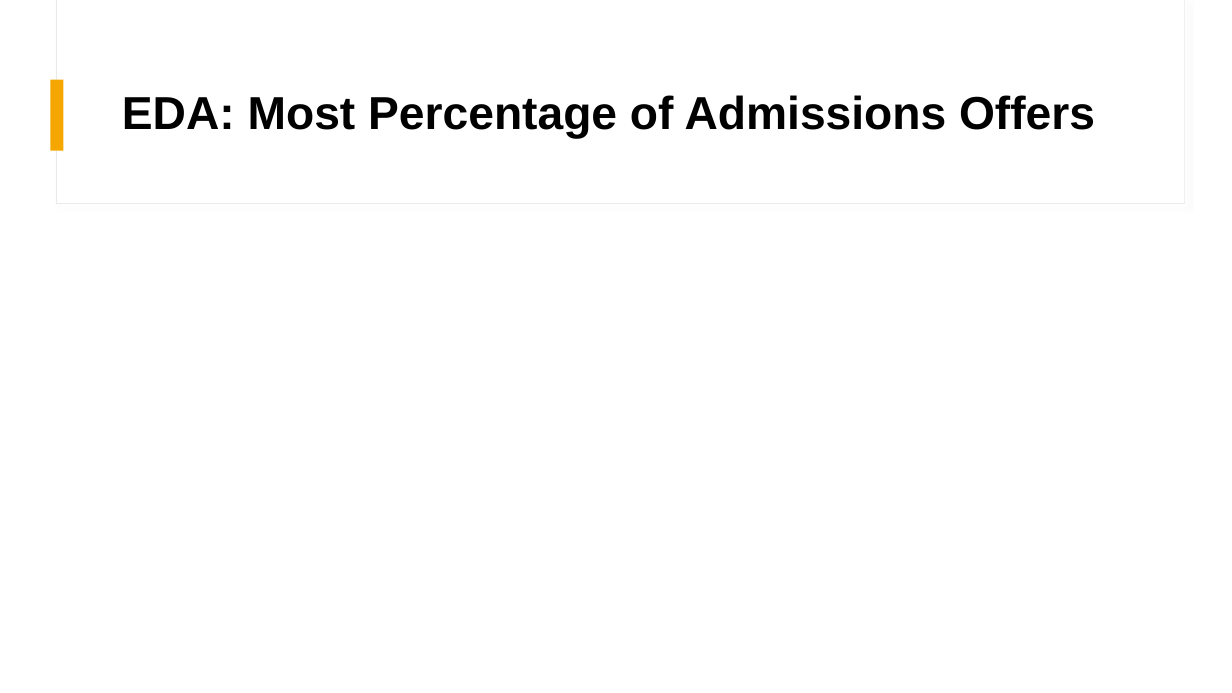
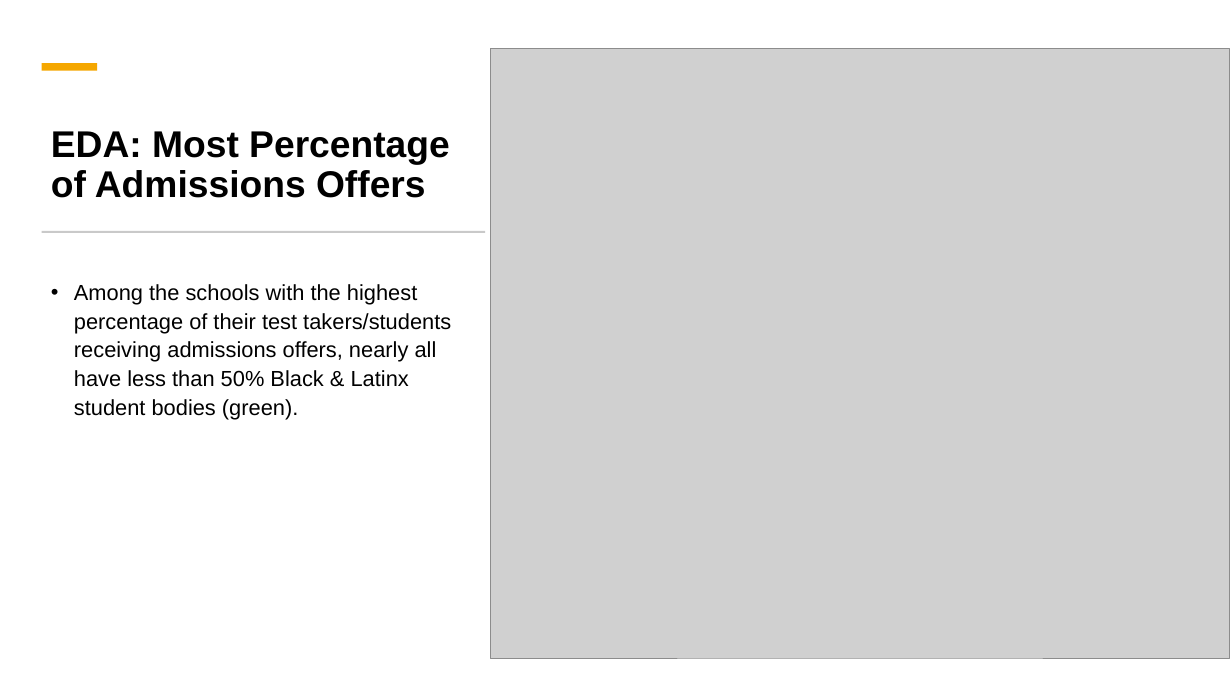
Before and after one commit to dj-m/CapstoneTwo, a slide deck: slide 10 of reports/submission/Capstone_Final_Presentation.pptx (slide 9 before the commit). Drawn at 1232x693 pixels with LibreOffice and Linux fonts; fonts in the diff are those of the drawing; grey boxes stand for pictures. Boxes give left, top, right and bottom in pixels: in the first picture for what was removed or moved away, otherwise in the second. Text is boxed around its words. In the diff, an @@ line names an element or a change of style, - is before the commit and + after.

```diff
--- a/reports/submission/Capstone_Final_Presentation.pptx
+++ b/reports/submission/Capstone_Final_Presentation.pptx
@@ rectangle added at [0,0,1232,693], fill #FFFFFF @@
@@ picture added at [491,48,1230,658] @@
@@ rectangle added at [42,63,97,70], fill #F5A700 @@
@@ rectangle removed at [51,79,64,151] @@
@@ title "EDA: Most Percentage of Admissions ...": place and size @@
-title "EDA: Most Percentage of Admissions ..." at [122,95,1095,139]
+title "EDA: Most Percentage of Admissions ..." at [51,131,450,198]
@@ title "EDA: Most Percentage of Admissions ..." at [51,131,450,198]: size 36 to 29 pt; vertical alignment middle to bottom @@
@@ rectangle added at [42,231,485,233], fill #C9C9C9 @@
@@ text added at [74,284,451,420], 17 pt, text #000000 @@
+• Among the schools with the highest percentage of their test takers/students receiving admissions offers, nearly all have less than 50% Black & Latinx student bodies (green).
```
Also in this commit, not shown: 7 other slides changed, 9 slides added, 8 slides removed, 2 other files.
